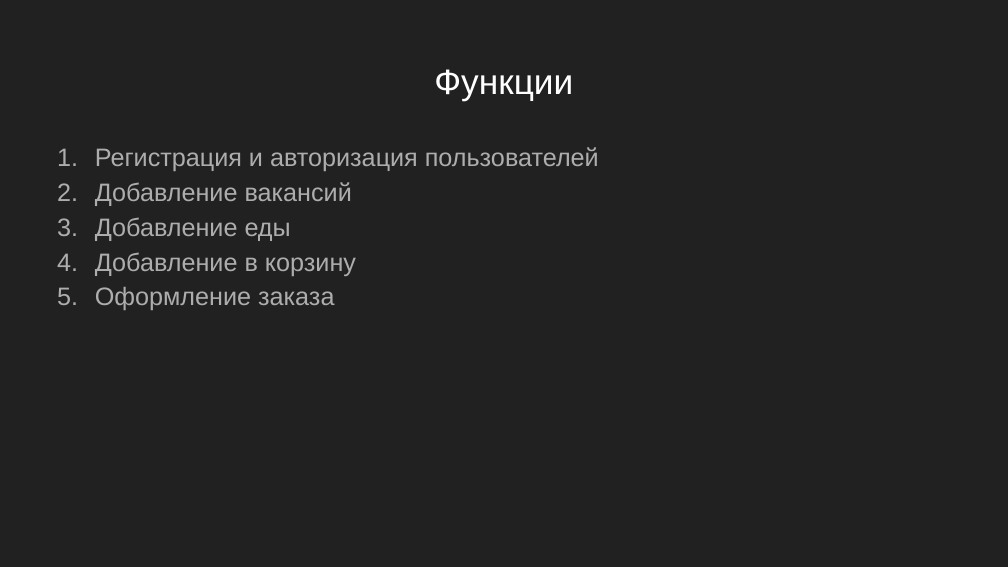
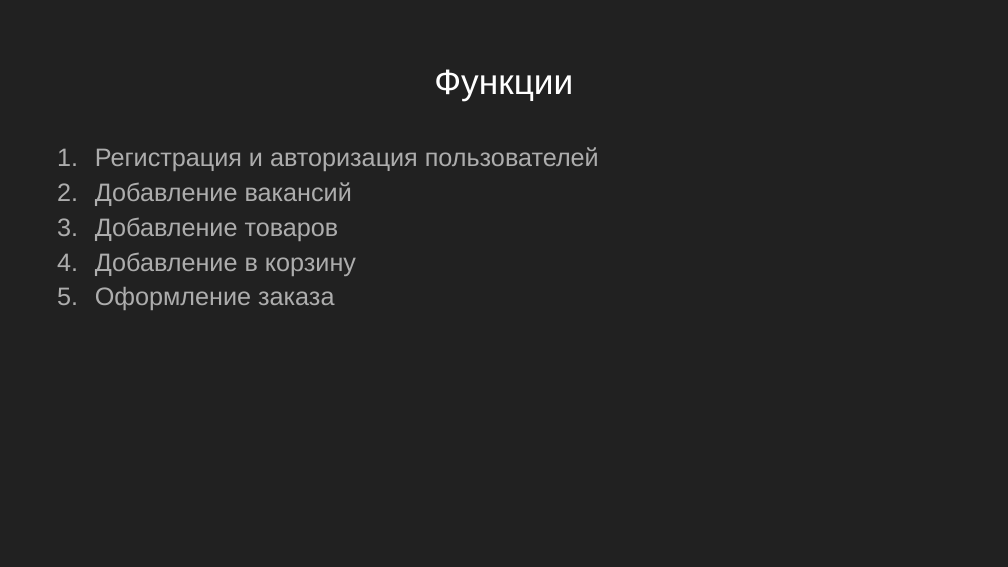
Before and after one commit to e1ay/site, a slide deck: slide 6 of 1.pptx (slide 7 before the commit). Drawn at 1008x567 pixels with LibreOffice and Linux fonts; fonts in the diff are those of the drawing. Boxes give left, top, right and bottom in pixels: in the first picture for what was removed or moved away, otherwise in the second. Text is boxed around its words. In the diff, an @@ line names an element or a change of style, - is before the commit and + after.

```diff
--- a/1.pptx
+++ b/1.pptx
@@ text at (x1=95, y1=217, x2=339, y2=241): text changed @@
-3. Добавление еды
+3. Добавление товаров
```
Also in this commit, not shown: 2 other slides changed, 1 slide removed.
